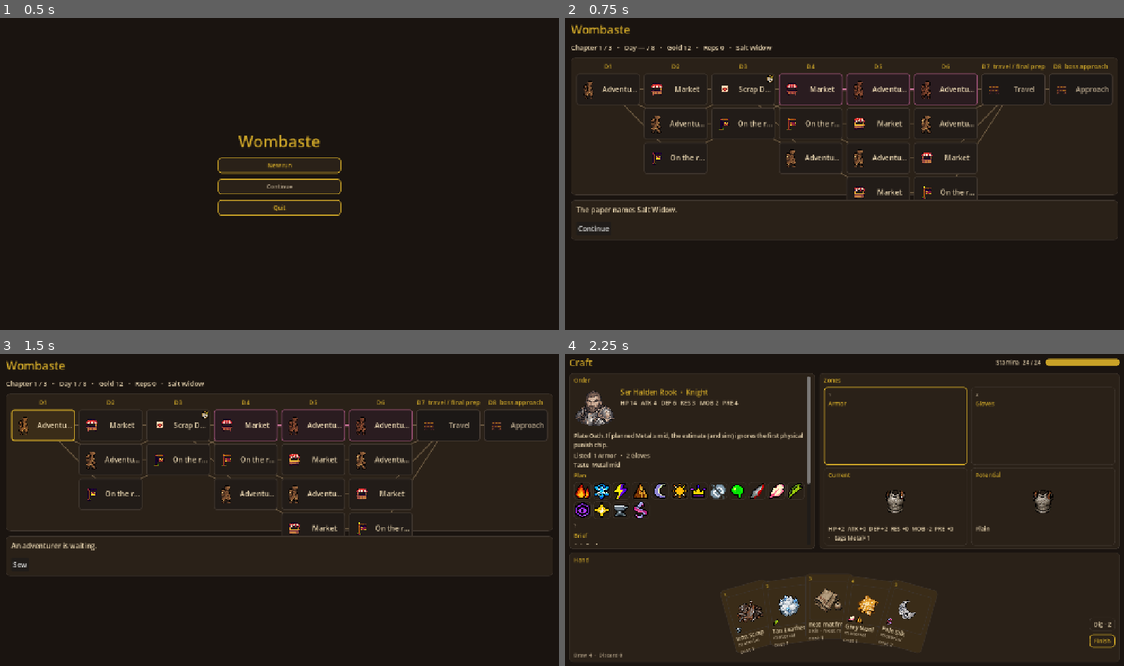
Above: before the commit, frames 1-4 (two rows, left to right).
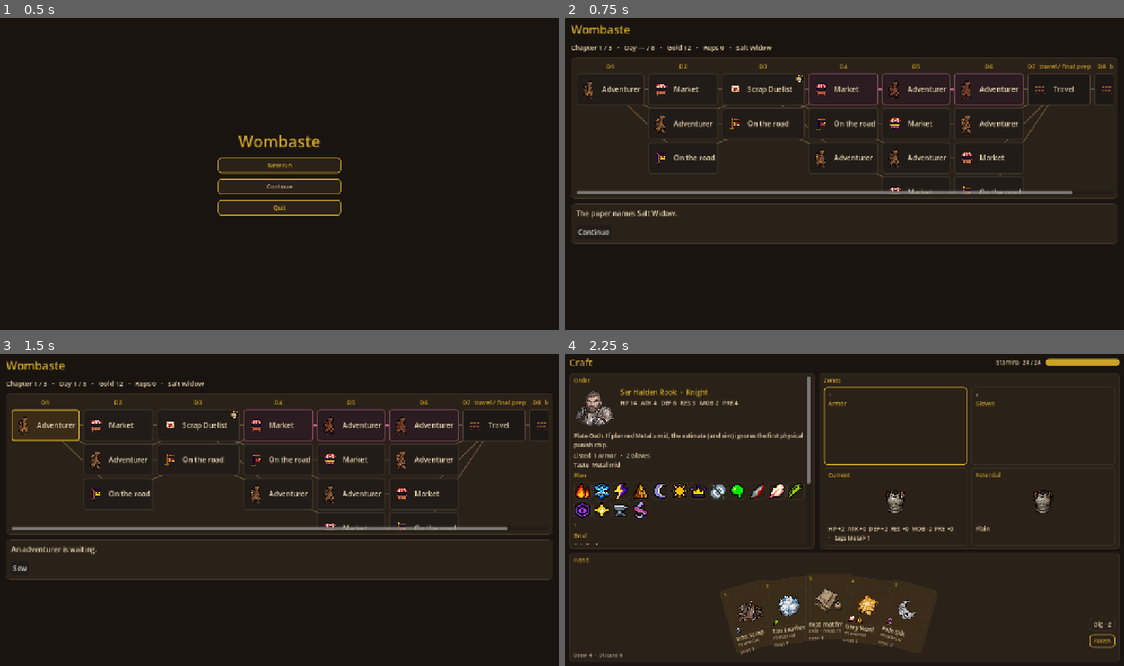
Above: after the commit, the same moments.

Repository: jc-renaisssance/chaos-atelier
Game: Godot game, scene res://src/ui/title/title_screen.tscn
Same seed, same stepped clock (60 frames per second), same inputs: the game is played once before the commit and once after it.
Inputs:
- Up to frame 1 (0.5 s): no input
- Up to frame 2 (0.75 s): click "New run" at 0.5 s
- Up to frame 3 (1.5 s): click "Continue" at 1.25 s
- Up to frame 4 (2.25 s): click "Sew" at 2 s

Frame 1 is identical in both runs. In frame 2, 7.2% of the frame differs, in the area x 1-99%, y 14-73%; in frame 3, 7.2%; in frame 4, nothing differs.

Commit message:
fix(client): preload player chrome and fit node faces
Cold boot preloads player_chrome.gd so the helper is declared without a class_name cache. The node face stays one line beside the chip and grows to the full stamped string.

Co-authored-by: jc-renaisssance <jc-renaisssance@users.noreply.github.com>

Diff:
--- a/src/ui/craft/craft_hand_slot.gd
+++ b/src/ui/craft/craft_hand_slot.gd
@@ -3,6 +3,8 @@
 ## Portrait hand card (docs/36). 108×148, face well 88×88, pivot at the bottom center.
 ## A missing mat png keeps the chip well. Drag threshold and play live on the table.
 ## Soft A: native tag chips sit in the face well. Type stays on line 1. Cost stays on line 2.
+
+const PlayerChrome := preload("res://src/ui/player_chrome.gd")
 
 var hand_index: int = 0
 var card: HandCard
--- a/src/ui/craft/craft_table.gd
+++ b/src/ui/craft/craft_table.gd
@@ -13,6 +13,7 @@
 ## Name + job stay if the texture is missing. in_shop sits beside the bust.
 
 ## Godot 4.7: Color.html is not a constant expression — use Color(r, g, b) literals.
+const PlayerChrome := preload("res://src/ui/player_chrome.gd")
 const PORTRAIT_PX := 96
 ## Stamped busts (M1 art #54, M2 art #65). PNG-only; Godot imports locally.
 ## Job stubs have no file — resolve_id maps them onto these named rows.
--- a/src/ui/market/market_screen.gd
+++ b/src/ui/market/market_screen.gd
@@ -8,6 +8,7 @@
 ## Shiny tint stays on enchanted mats.
 
 ## Godot 4.7: Color.html is not a constant expression — use Color(r, g, b) literals.
+const PlayerChrome := preload("res://src/ui/player_chrome.gd")
 const INK := Color(0.91, 0.835, 0.69)
 const MUTED := Color(0.71, 0.643, 0.541)
 const GOLD := Color(0.788, 0.635, 0.153)
--- a/src/ui/playback/playback_step.gd
+++ b/src/ui/playback/playback_step.gd
@@ -5,6 +5,7 @@
 ## The stamp JSON panel is not on this screen. Test logs stay in the harness.
 
 ## Beat length is a client constant. Not a stamp field.
+const PlayerChrome := preload("res://src/ui/player_chrome.gd")
 const BEAT_SEC := 0.7
 
 var _title: Label
--- a/src/ui/player_chrome.gd
+++ b/src/ui/player_chrome.gd
@@ -1,6 +1,6 @@
-class_name PlayerChrome
 extends RefCounted
 ## Player words while dev_tools is false (docs/37). Stamped tables only.
+## No class_name: a cold boot has not registered one yet. Callers preload this file.
 
 
 const OUTLOOK_NAMES := {
--- a/src/ui/schedule/route_graph_view.gd
+++ b/src/ui/schedule/route_graph_view.gd
@@ -97,6 +97,7 @@
 			fork_ids.has(node.node_id),
 			node.is_bound()
 		)
+	_fit_width()
 	queue_redraw()
 	call_deferred("queue_redraw")
 
@@ -141,6 +142,13 @@
 		var col: Variant = _columns.pop_back()
 		if col is Node:
 			(col as Node).queue_free()
+
+
+func _fit_width() -> void:
+	var width := 0.0
+	if _row != null:
+		width = _row.get_combined_minimum_size().x
+	custom_minimum_size = Vector2(width, 292)
 
 
 func _on_picked(node_id: String) -> void:
--- a/src/ui/schedule/route_node_view.gd
+++ b/src/ui/schedule/route_node_view.gd
@@ -8,6 +8,7 @@
 
 signal picked(node_id: String)
 
+const PlayerChrome := preload("res://src/ui/player_chrome.gd")
 const KIND_PX := 48
 const ELITE_CARD_PX := 20
 const ELITE_ROW_PX := 16
@@ -109,11 +110,17 @@
 	_ref_lab.text = node.ref_id
 	_ref_lab.visible = not node.ref_id.is_empty()
 	_kind_lab.visible = true
-	## Node A′: one production line. Kind chip and elite badge stay. Ids stay off the player card.
+	custom_minimum_size = Vector2(108, 72)
+	_id_lab.custom_minimum_size = Vector2.ZERO
+	_id_lab.horizontal_alignment = HORIZONTAL_ALIGNMENT_CENTER
+	_id_lab.clip_text = true
+	_id_lab.text_overrun_behavior = TextServer.OVERRUN_TRIM_ELLIPSIS
+	_id_lab.autowrap_mode = TextServer.AUTOWRAP_OFF
+	## Node A′: one production line beside the chip. Full stamped words, no ellipsis.
 	if not AtelierSession.dev_tools:
-		_id_lab.text = PlayerChrome.node_line(node)
 		_kind_lab.visible = false
 		_ref_lab.visible = false
+		_fit_player_face(PlayerChrome.node_line(node), wears_elite_badge(node))
 	if is_current:
 		_style.bg_color = Color(0.227, 0.173, 0.094)
 		_style.border_color = Color(0.788, 0.635, 0.153)
@@ -287,6 +294,28 @@
 	return Color.WHITE
 
 
+## One line, wide enough for the stamped string. Chip stays 48. Badge keeps its corner.
+func _fit_player_face(text: String, elite: bool) -> void:
+	_id_lab.text = text
+	_id_lab.clip_text = false
+	_id_lab.horizontal_alignment = HORIZONTAL_ALIGNMENT_LEFT
+	_id_lab.autowrap_mode = TextServer.AUTOWRAP_OFF
+	_id_lab.text_overrun_behavior = TextServer.OVERRUN_NO_TRIMMING
+	var size := _id_lab.get_theme_font_size("font_size")
+	if size <= 0:
+		size = 16
+	var font := _id_lab.get_theme_font("font")
+	var text_w := 0.0
+	if font != null:
+		text_w = font.get_string_size(text, HORIZONTAL_ALIGNMENT_LEFT, -1, size).x
+	if text_w <= 0.0:
+		text_w = float(maxi(text.length(), 1)) * float(size) * 0.7
+	_id_lab.custom_minimum_size = Vector2(text_w, 0)
+	var badge := float(ELITE_CARD_PX) if elite else 0.0
+	var content := float(KIND_PX) + 4.0 + text_w + badge + 2.0
+	custom_minimum_size = Vector2(maxf(108.0, content + 12.0), 72.0)
+
+
 func _line(size: int) -> Label:
 	var lab := Label.new()
 	lab.horizontal_alignment = HORIZONTAL_ALIGNMENT_CENTER
--- a/src/ui/schedule/schedule_board.gd
+++ b/src/ui/schedule/schedule_board.gd
@@ -2,6 +2,7 @@
 ## Travelling-atelier route graph (docs/22). Craft is a dedicated screen (docs/27).
 
 ## Godot 4.7: Color.html is not a constant expression — use Color(r, g, b) literals.
+const PlayerChrome := preload("res://src/ui/player_chrome.gd")
 const INK := Color(0.91, 0.835, 0.69)
 const MUTED := Color(0.71, 0.643, 0.541)
 const GOLD := Color(0.788, 0.635, 0.153)
@@ -87,9 +88,15 @@
 	var graph_panel := _panel()
 	graph_panel.size_flags_horizontal = Control.SIZE_EXPAND_FILL
 	root.add_child(graph_panel)
+	## Wide node faces scroll sideways. The body scroll below stays vertical-only.
+	var graph_scroll := ScrollContainer.new()
+	graph_scroll.size_flags_horizontal = Control.SIZE_EXPAND_FILL
+	graph_scroll.vertical_scroll_mode = ScrollContainer.SCROLL_MODE_DISABLED
+	graph_scroll.horizontal_scroll_mode = ScrollContainer.SCROLL_MODE_AUTO
+	graph_panel.add_child(graph_scroll)
 	_graph = RouteGraphView.new()
 	_graph.node_picked.connect(_on_graph_pick)
-	graph_panel.add_child(_graph)
+	graph_scroll.add_child(_graph)
 
 	## 1280×720: graph stays put; TODAY / RESOLVE scroll.
 	## A click on the graph commits or drafts. There is no options panel.
